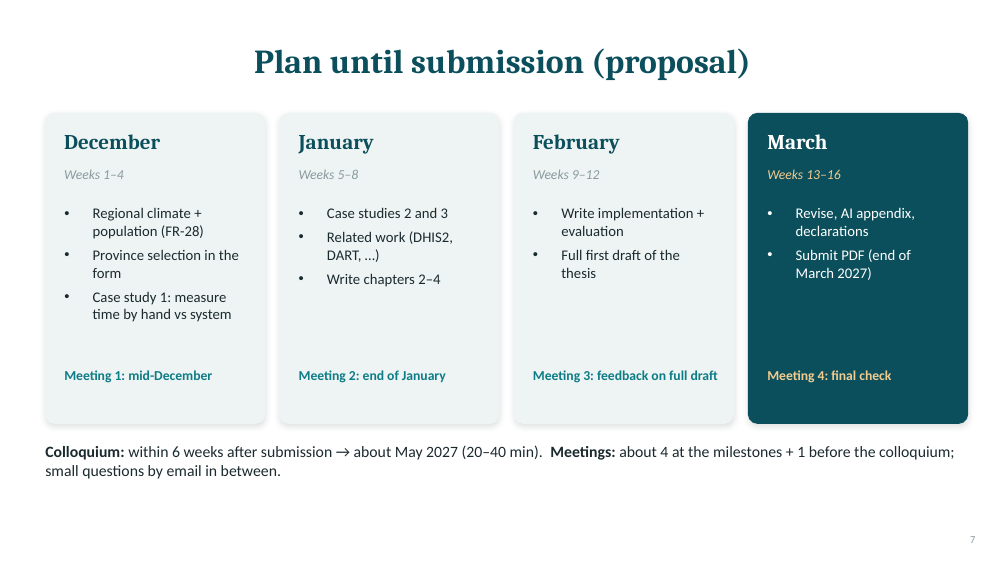
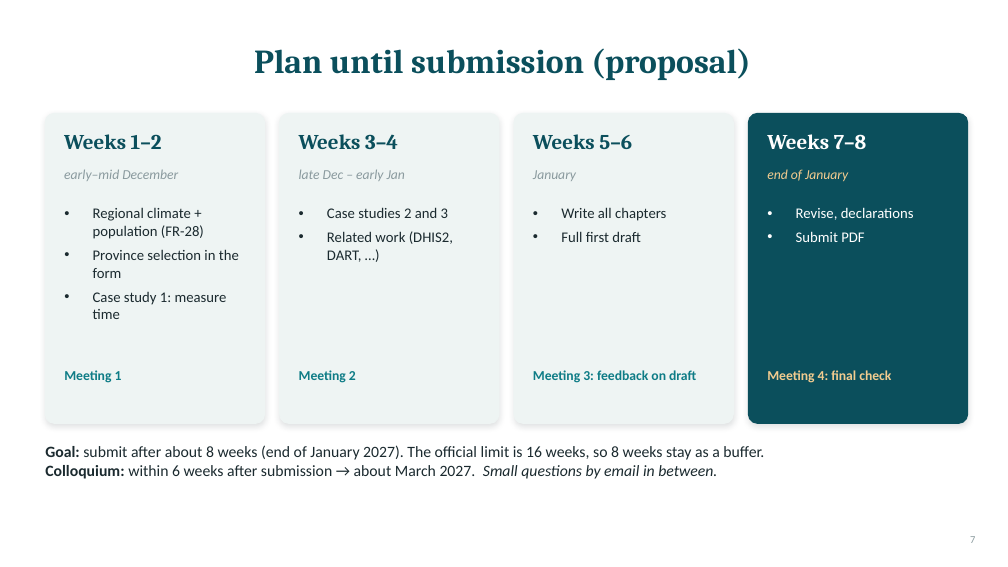
Before and after one commit to geohanibal/llm-climate-health, a slide deck: slide 7 of docs/thesis/supervisor_meetings/2026-11-19_presentation.pptx. Drawn at 1008x567 pixels with LibreOffice and Linux fonts; fonts in the diff are those of the drawing. Boxes give left, top, right and bottom in pixels: in the first picture for what was removed or moved away, otherwise in the second. Text is boxed around its words. In the diff, an @@ line names an element or a change of style, - is before the commit and + after.

```diff
--- a/docs/thesis/supervisor_meetings/2026-11-19_presentation.pptx
+++ b/docs/thesis/supervisor_meetings/2026-11-19_presentation.pptx
@@ text at [64, 134, 162, 149]: text changed @@
-December
+Weeks 1–2
@@ text at [299, 134, 398, 149]: text changed @@
-January
+Weeks 3–4
@@ text at [533, 134, 632, 149]: text changed @@
-February
+Weeks 5–6
@@ text at [767, 134, 867, 149]: text changed @@
-March
+Weeks 7–8
@@ text at [64, 169, 178, 181]: text changed @@
-Weeks 1–4
+early–mid December
@@ text at [299, 169, 405, 181]: text changed @@
-Weeks 5–8
+late Dec – early Jan
@@ text at [533, 170, 576, 181]: text changed @@
-Weeks 9–12
+January
@@ text at [767, 169, 848, 181]: text changed @@
-Weeks 13–16
+end of January
@@ text at [561, 207, 666, 242]: text changed @@
-• Write implementation + evaluation
-• Full first draft of the thesis
+• Write all chapters
+• Full first draft
@@ text at [796, 207, 914, 242]: text changed @@
-• Revise, AI appendix, declarations
-• Submit PDF (end of March 2027)
+• Revise, declarations
+• Submit PDF
@@ text at [93, 292, 227, 319]: text changed @@
-• Case study 1: measure time by hand vs system
+• Case study 1: measure time
@@ text at [327, 273, 440, 287]: paragraph removed @@
-• Write chapters 2–4
@@ text at [64, 370, 122, 383]: text changed @@
-Meeting 1: mid-December
+Meeting 1
@@ text at [299, 370, 356, 383]: text changed @@
-Meeting 2: end of January
+Meeting 2
@@ text at [533, 370, 696, 383]: text changed @@
-Meeting 3: feedback on full draft
+Meeting 3: feedback on draft
@@ text at [45, 445, 764, 479]: text changed @@
-Colloquium: within 6 weeks after submission → about May 2027 (20–40 min). Meetings: about 4 at the milestones + 1 before the colloquium; small questions by email in between.
+Goal: submit after about 8 weeks (end of January 2027). The official limit is 16 weeks, so 8 weeks stay as a buffer.
+Colloquium: within 6 weeks after submission → about March 2027. Small questions by email in between.
```
Also in this commit, not shown: 1 other slide changed, 2 other files.
